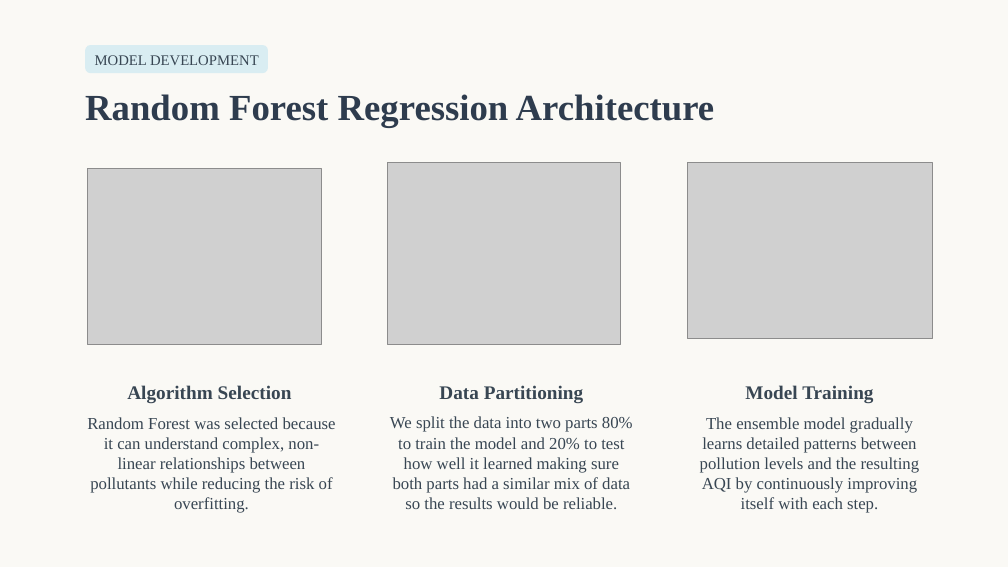
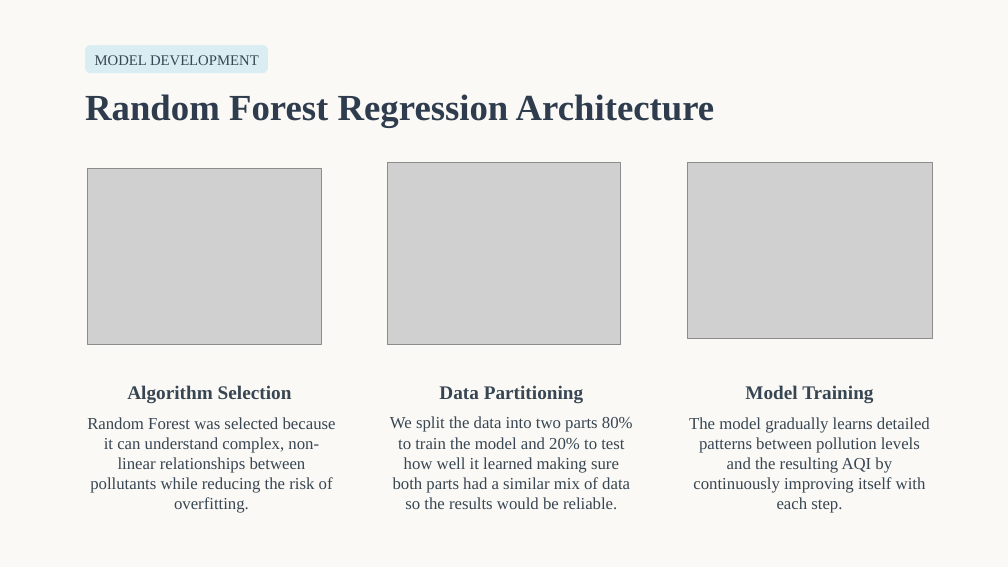
Before and after one commit to ishaangupta122/aqi-system, a slide deck: slide 7 of documents/aqi_ppt_final.pptx. Drawn at 1008x567 pixels with LibreOffice and Linux fonts; fonts in the diff are those of the drawing; grey boxes stand for pictures. Boxes give left, top, right and bottom in pixels: in the first picture for what was removed or moved away, otherwise in the second. Text is boxed around its words. In the diff, an @@ line names an element or a change of style, - is before the commit and + after.

```diff
--- a/documents/aqi_ppt_final.pptx
+++ b/documents/aqi_ppt_final.pptx
@@ text at [689, 417, 930, 513]: text changed @@
-The ensemble model gradually learns detailed patterns between pollution levels and the resulting AQI by continuously improving itself with each step.
+The model gradually learns detailed patterns between pollution levels and the resulting AQI by continuously improving itself with each step.
```
Also in this commit, not shown: 1 other slide changed, 28 other files.
